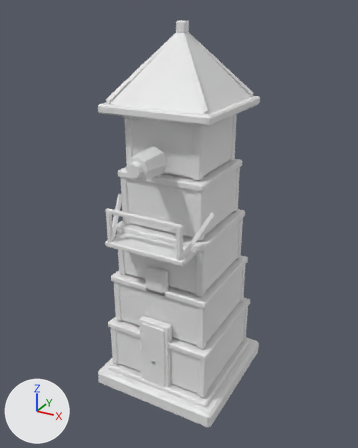
A saved change to the glTF model assets/models/windmill.glb.
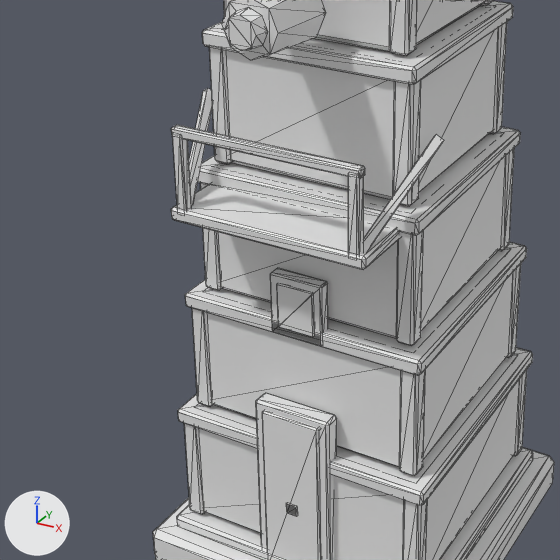
Each version appears first whole from a camera (50 mm lens) standing at (3.99, -7.36, 6.96) and looking at (0.02, -0.14, 3.35), and next in a close-up on the part from 10% to 73% of the width and 35% to 85% of the height. Arrows for +X, +Y and +Z are at lower left; the lights stay in place. The older version's two pictures come first. The close-ups show mesh edges as thin lines. Vertices at exactly the same position are counted once.

The first close-up shows 'windmill'.
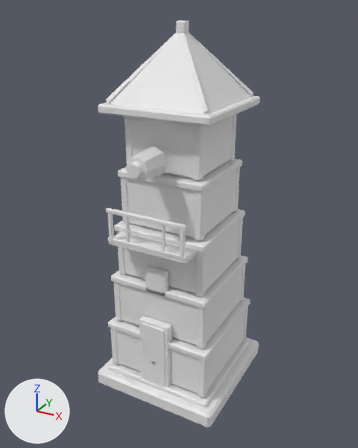
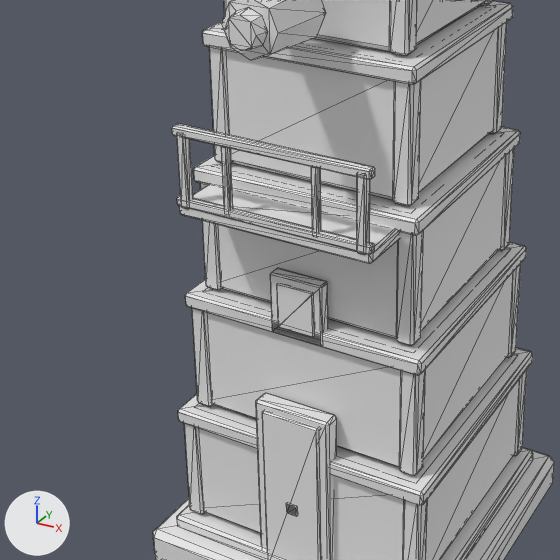
Boxes (x1, y1, x2, y2) around the edits, measured in the close-ups (560 x 560 px; the box of a moved part takes in the faces that stretch with it):
part 1 of me_windmill, added: after (221, 146, 233, 211)
part 2 of me_windmill, added: after (311, 167, 321, 233)
part 3 of me_windmill, added: after (177, 196, 375, 254)
part 4 of me_windmill, moved or reshaped: before (171, 88, 444, 270); after (172, 126, 400, 264)

The change in detail:
me_windmill is used by ob_windmill; location (0.0, 0.0, 0.0).
me_windmill had 1170 vertices, 2124 faces and spanned x -1.25..1.25, y -1.52..1.25, z 0.0..6.75.
me_windmill now has 1226 vertices, 2232 faces and spans x -1.25..1.25, y -1.52..1.25, z 0.0..6.75.
me_windmill part 1: the loose piece of 24 vertices spanning x -0.7..-0.62, y -1.34..-1.26, z 3.28..3.88 is copied, and the copy is scaled about its middle by (0.581, 0.581, 0.833), then moved by (0.32, 0.06, 0.0); it spans x -0.37..-0.31, y -1.26..-1.22, z 3.33..3.83.
me_windmill part 2: the loose piece of 24 vertices spanning x 0.62..0.7, y -1.34..-1.26, z 3.28..3.88 is copied, and the copy is scaled about its middle by (0.581, 0.581, 0.833), then moved by (-0.32, 0.06, 0.0); it spans x 0.31..0.37, y -1.26..-1.22, z 3.33..3.83.
me_windmill part 3: the loose piece of 24 vertices spanning x -0.75..0.75, y -1.35..-0.75, z 3.23..3.33 is copied, and the copy is scaled about its middle by (1.01, 0.0818, 0.628), then moved by (0.0, -0.19, 0.06); it spans x -0.75..0.75, y -1.27..-1.21, z 3.31..3.37.
Part 4, on me_windmill:
48 vertices are removed from x -0.94..0.94, y -1.34..-0.59, z 3.25..3.93.
111 faces are deleted.
12 vertices in x -0.75..0.75, y -1.35..-1.33, z 3.23..3.33 move by (0.0, 0.09, 0.0).
12 vertices in x -0.75..0.75, y -0.77..-0.75, z 3.23..3.33 move by (0.0, 0.01, 0.0).
3 vertices in x -0.7..-0.69, y -1.34..-1.33, z 3.28..3.29 move by (-0.05, 0.07, 0.55).
3 vertices in x -0.7..-0.69, y -1.27..-1.26, z 3.28..3.29 move by (-0.05, 0.05, 0.55).
3 vertices in x -0.7..-0.69, y -1.27..-1.26, z 3.87..3.88 move by (-0.05, 0.05, 0.01).
3 vertices in x -0.7..-0.69, y -1.34..-1.33, z 3.87..3.88 move by (-0.05, 0.07, 0.01).
26 vertices move from x -0.91..0.71, y -1.34..-0.59, z 3.28..3.91 to x -0.71..0.75, y -1.27..-1.21, z 3.3..3.89.
15 vertices are added at x -0.71..0.7, y -1.27..-1.21, z 3.3..3.86.
7 new vertices lie (0.0, 0.0, -0.54) away from vertices in x -0.91..0.71, y -1.33..-0.59, z 3.86..3.9.
5 new vertices lie (0.04, 0.0, 0.0) away from vertices in x -0.7, y -1.32..-1.26, z 3.31..3.9.
5 new vertices lie (0.04, 0.0, 0.0) away from vertices in x 0.66, y -1.26..-1.21, z 3.3..3.86.
87 new faces join them.
